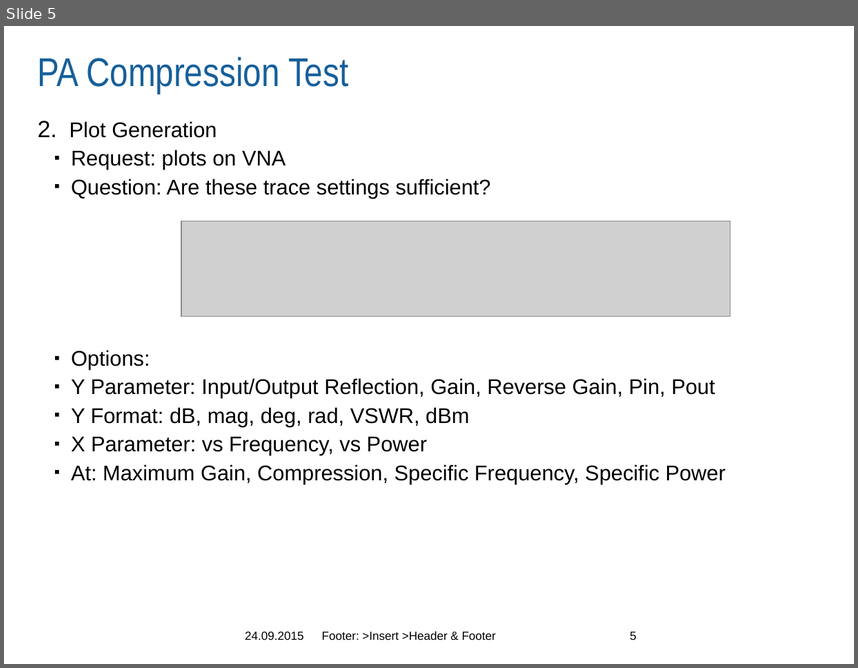
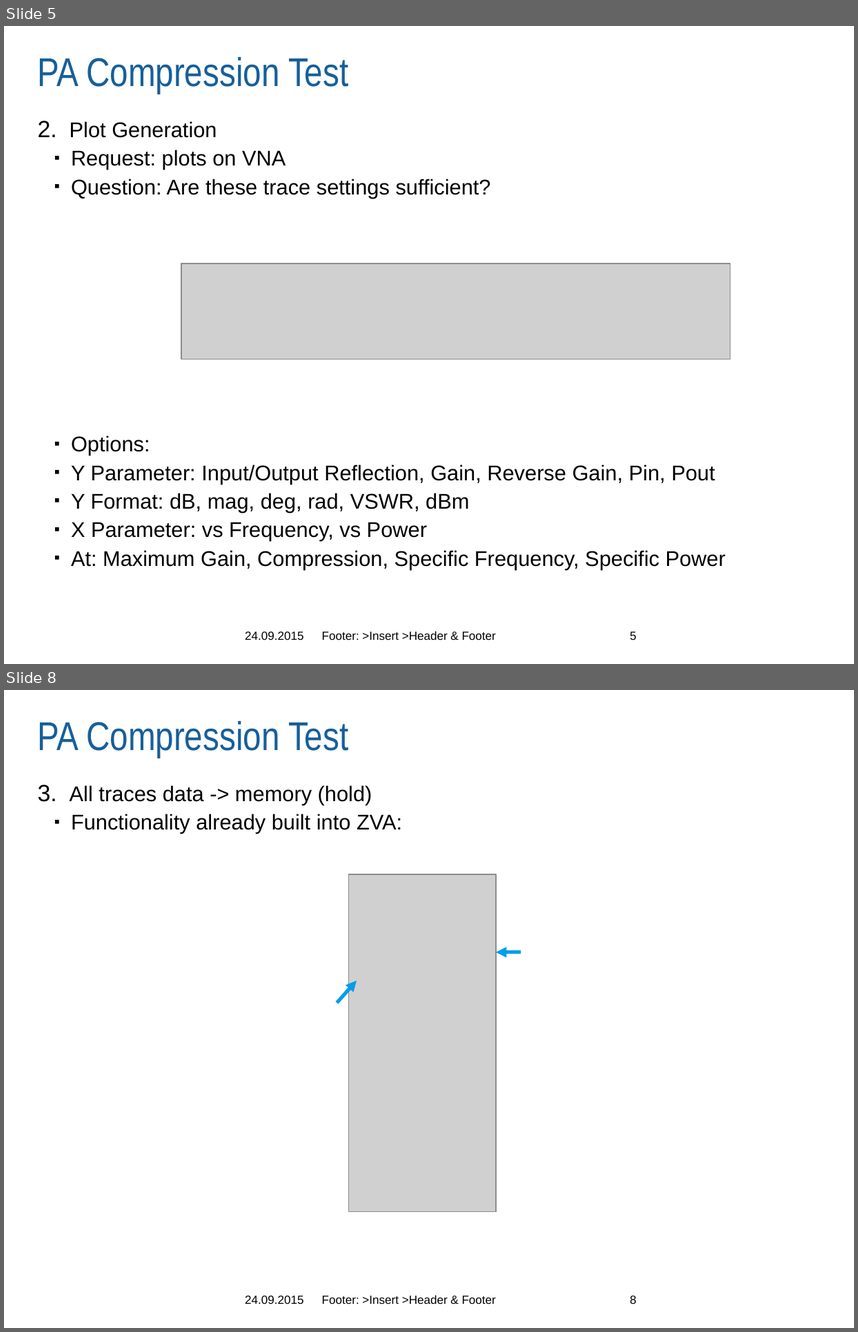
Before and after one commit to Terrabits/PACompressionTest, a slide deck: Screenshots/v2.0 Prototype/MA-COM PA Compression Test Software.pptx. Shown one above the other, each under a label of ours: slide 5 before the commit, slides 5 and 8 after it; the slides between them are not shown. The pictures are 858x668 and 858x1332 pixels, drawn with LibreOffice and Linux fonts; fonts in the diff are those of the drawing; grey boxes stand for pictures; background and template pictures are left out. Boxes give left, top, right and bottom in pixels: in the first picture for what was removed or moved away, otherwise in the second. Text is boxed around its words. In the diff, an @@ line names an element or a change of style, - is before the commit and + after.

```diff
--- a/Screenshots/v2.0 Prototype/MA-COM PA Compression Test Software.pptx
+++ b/Screenshots/v2.0 Prototype/MA-COM PA Compression Test Software.pptx
@@ slide 8 added at [4, 690, 854, 1328], background #FFFFFF @@
@@ title added at [38, 721, 348, 758], 34 pt, text #165F9A @@
+PA Compression Test
@@ text added at [70, 785, 402, 834], 18 pt, text #000000 @@
+3. All traces data -> memory (hold)
+  ▪ Functionality already built into ZVA:
@@ picture added at [348, 874, 495, 1211] @@
@@ arrow added from (521, 952) to (496, 952), #009DEC 3 pt @@
@@ arrow added from (337, 1003) to (357, 980), #009DEC 3 pt @@
@@ text added at [245, 1295, 303, 1303], 10 pt, text #000000 @@
+24.09.2015
@@ text added at [322, 1294, 496, 1303], 10 pt, text #000000 @@
+Footer: >Insert >Header & Footer
@@ page number added at [630, 1295, 637, 1303], 10 pt, text #000000 @@
+8
@@ slide 5 changed as well @@
@@ text "Plot Generation" rewrapped from [70, 121, 726, 483] to [70, 121, 726, 569] @@
@@ picture: place and size @@
-picture at [181, 221, 731, 316]
+picture at [181, 263, 731, 359]
```
Also in this commit, not shown: 4 other slides changed, 2 other slides added, 2 other files.
